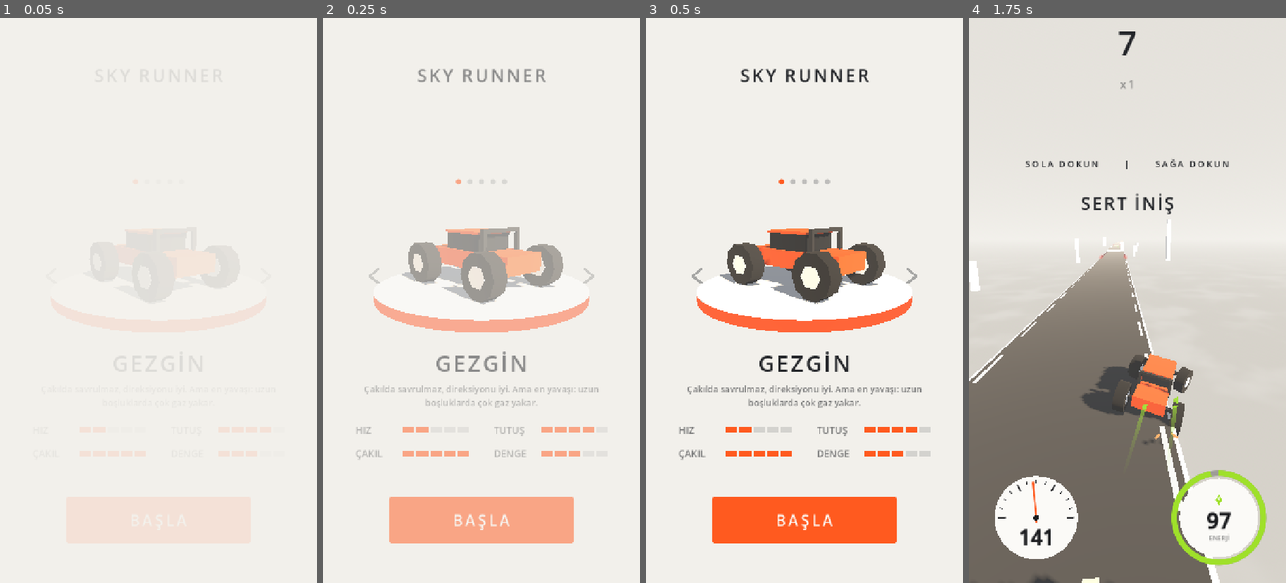
Above: before the commit, frames 1-4 (left to right).
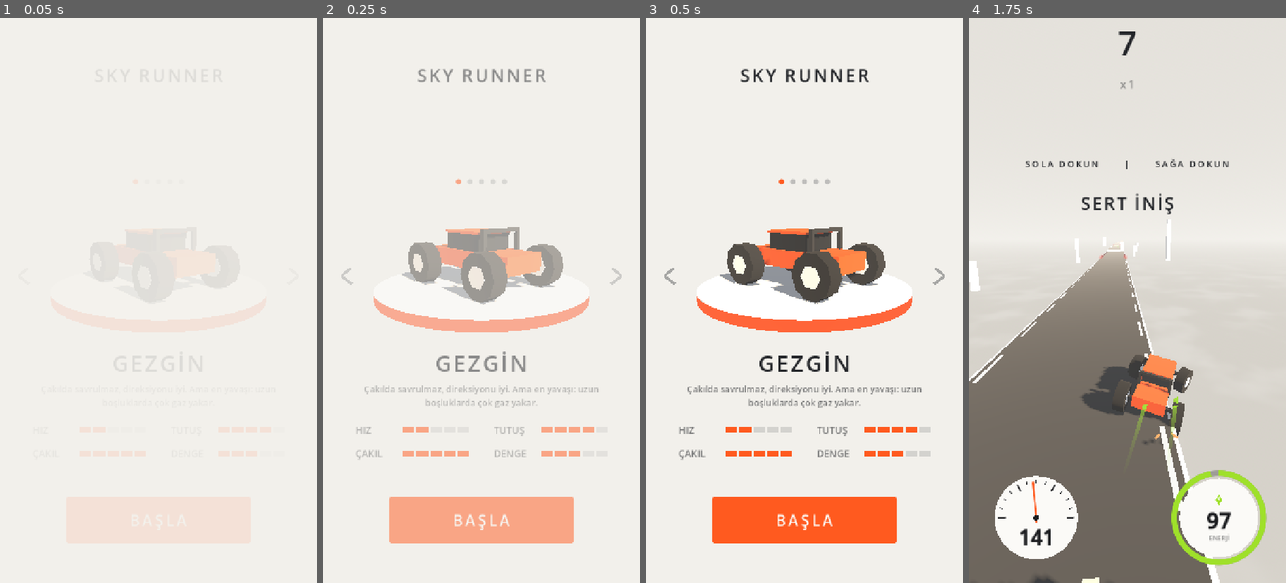
Above: after the commit, the same moments.

Repository: basarbellisan/Runny
Game: Godot game, scene res://scenes/menu.tscn
Two runs of this game, one before a commit and one after it. Both use one fixed random seed, a clock stepped at 60 frames per second and the inputs below.
Inputs (mouse positions are in pixels of both pictures, inside the frame that each line leads up to):
- Up to frame 1 (0.05 s): no input
- Up to frame 2 (0.25 s): no input
- Up to frame 3 (0.5 s): no input
- Up to frame 4 (1.75 s): click "BAŞLA" at 0.5 s; tap Enter at 1.25, 1.35 s; move the mouse to (1197, 272) at 1.27 s; hold D from 1.28 s (still down); click (1197, 272) at 1.42 s; tap Space at 1.52 s

The runs differ from the first frame. In frame 2, 0.1% of the frame differs, in the area x 5-95%, y 44-48%; in frame 3, 0.1%; in frame 4, nothing differs.

Commit message:
Garaj taslağı: oklar kenarlara yakın
Co-Authored-By: Claude Opus 5.5 <noreply@anthropic.com>
Claude-Session: https://claude.ai/code/session_016S88RPn945sNcGg6oLe6PH

Diff:
--- a/scripts/menu.gd
+++ b/scripts/menu.gd
@@ -212,7 +212,7 @@
 	arm.size = Vector3(0.42, 0.07, 0.07)
 	for side in [-1.0, 1.0]:
 		var head := Node3D.new()
-		head.position = Vector3(side * 3.75, -0.15, -1.6)
+		head.position = Vector3(side * 4.7, -0.15, -1.6)
 		add_child(head)
 		for up in [-1.0, 1.0]:
 			var a := MeshInstance3D.new()
